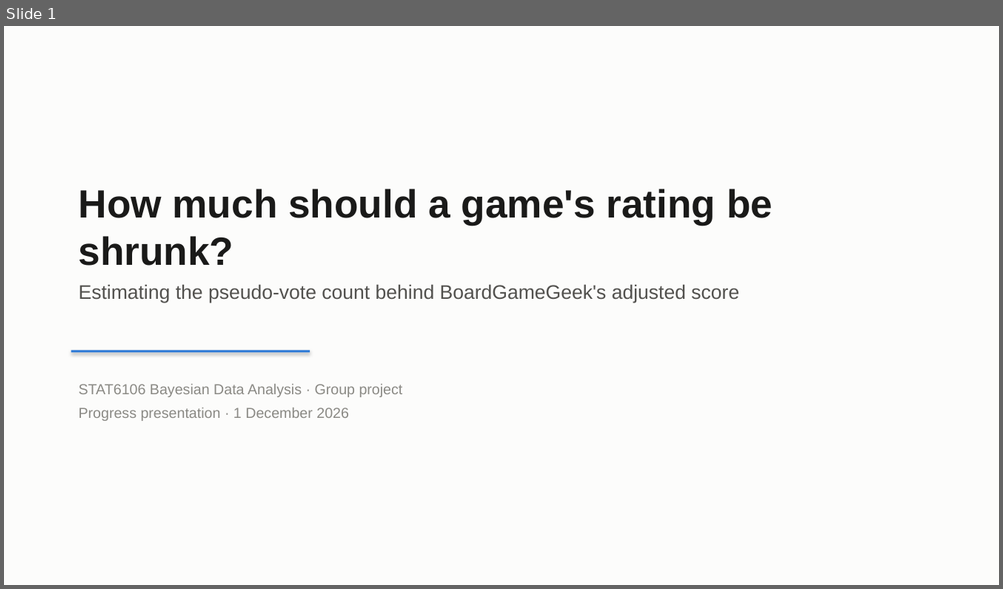
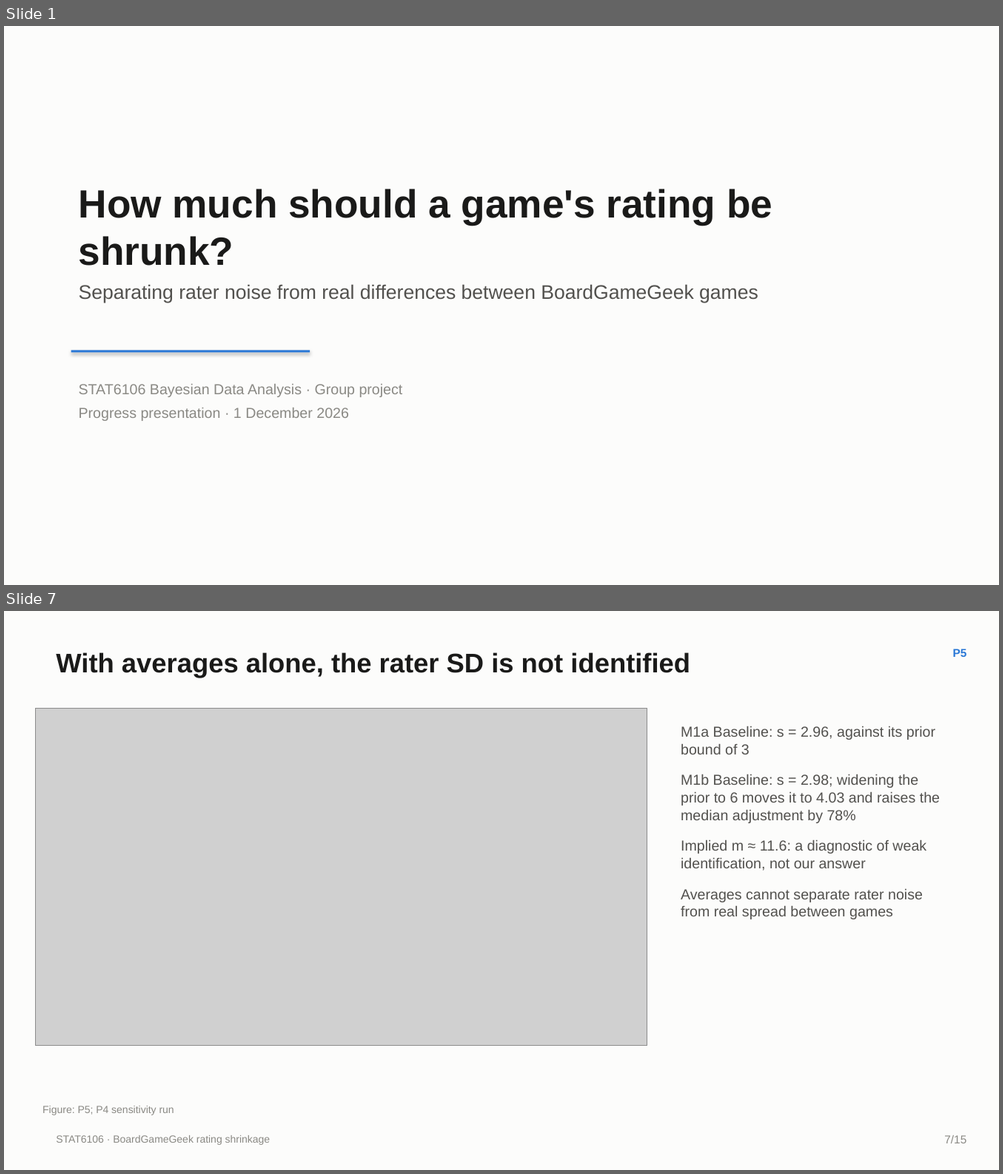
Before and after one commit to iwanttosleeeep/bayesian-boardgame-ratings, a slide deck: slides/Group_deck_draft.pptx. Shown one above the other, each under a label of ours: slide 1 before the commit, slides 1 and 7 after it; the slides between them are not shown. The pictures are 1003x589 and 1003x1174 pixels, drawn with LibreOffice and Linux fonts; fonts in the diff are those of the drawing; grey boxes stand for pictures. Boxes give left, top, right and bottom in pixels: in the first picture for what was removed or moved away, otherwise in the second. Text is boxed around its words. In the diff, an @@ line names an element or a change of style, - is before the commit and + after.

```diff
--- a/slides/Group_deck_draft.pptx
+++ b/slides/Group_deck_draft.pptx
@@ slide 7 added at [4,611,999,1170], background #FCFCFB @@
@@ text added at [56,652,690,678], 26 pt, text #1A1A19, bold @@
+With averages alone, the rater SD is not identified
@@ text added at [953,649,967,657], 11 pt, text #2A78D6, bold @@
+P5
@@ picture added at [35,708,647,1046] @@
@@ text added at [680,726,939,920], 14 pt, text #52514E @@
+M1a Baseline: s = 2.96, against its prior bound of 3
+M1b Baseline: s = 2.98; widening the prior to 6 moves it to 4.03 and raises the median adjustment by 78%
+Implied m ≈ 11.6: a diagnostic of weak identification, not our answer
+Averages cannot separate rater noise from real spread between games
@@ text added at [42,1106,174,1116], 10 pt, text #8A8984 @@
+Figure: P5; P4 sensitivity run
@@ text added at [56,1136,270,1145], 10 pt, text #8A8984 @@
+STAT6106 · BoardGameGeek rating shrinkage
@@ text added at [944,1136,966,1144], 11 pt, text #8A8984 @@
+7/15
@@ slide 1 changed as well @@
@@ text at [79,284,758,303]: text changed @@
-Estimating the pseudo-vote count behind BoardGameGeek's adjusted score
+Separating rater noise from real differences between BoardGameGeek games
```
Also in this commit, not shown: 1 other slide changed, 16 other slides added, 15 slides removed, 6 other files.
